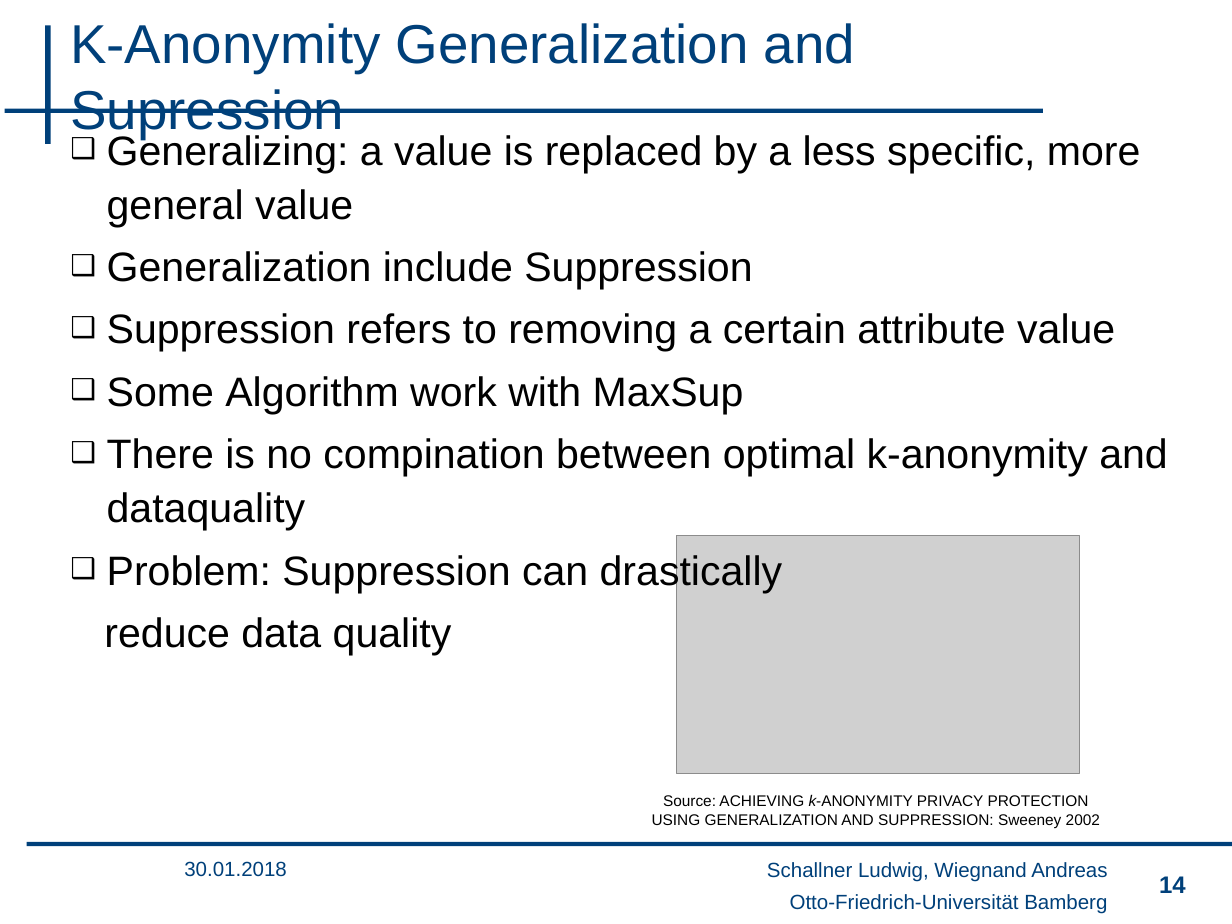
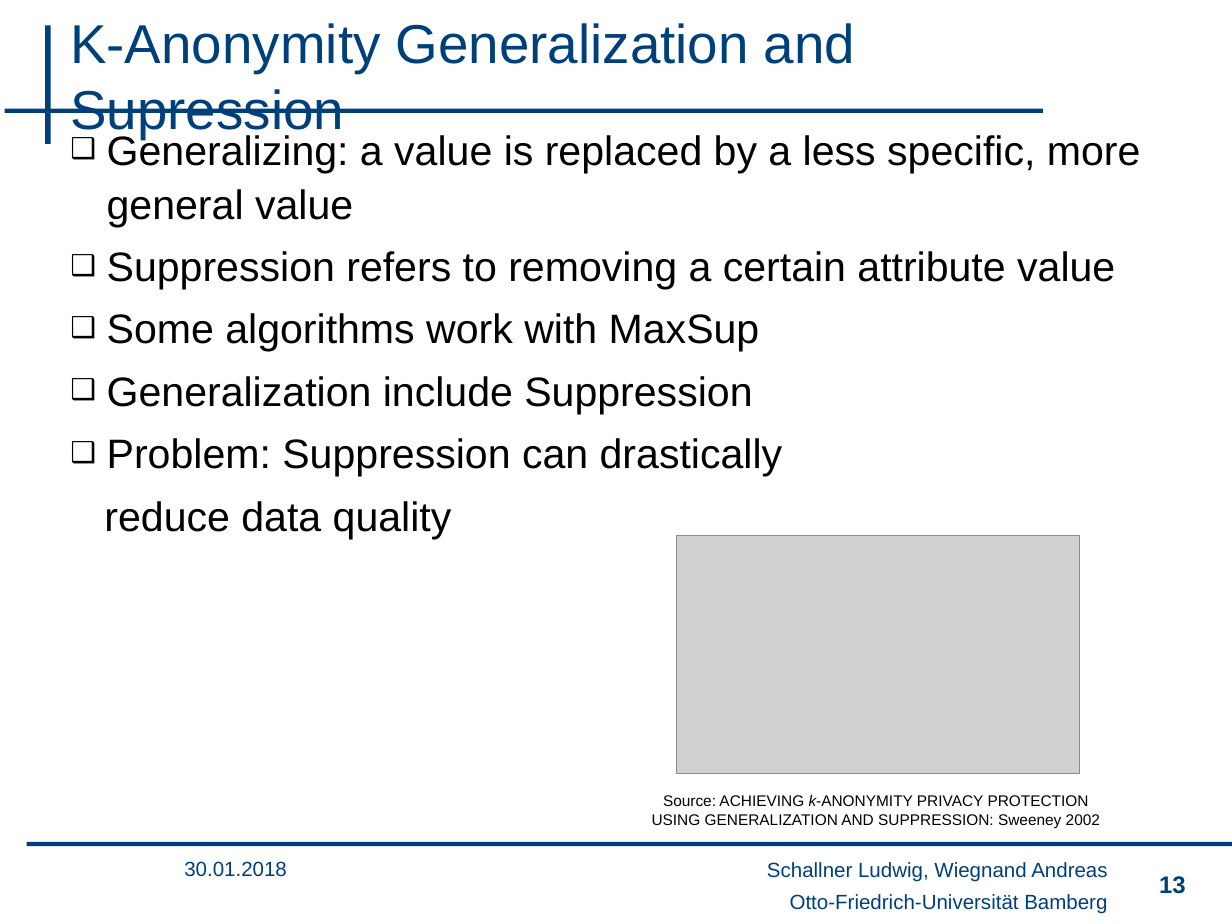
Before and after one commit to wsgan001/PSI-MSem, a slide deck: slide 13 of presentation/sicherheits_final_anV3.pptx (slide 14 before the commit). Drawn at 1232x924 pixels with LibreOffice and Linux fonts; fonts in the diff are those of the drawing; grey boxes stand for pictures; background and template pictures are left out. Boxes give left, top, right and bottom in pixels: in the first picture for what was removed or moved away, otherwise in the second. Text is boxed around its words. In the diff, an @@ line names an element or a change of style, - is before the commit and + after.

```diff
--- a/presentation/sicherheits_final_anV3.pptx
+++ b/presentation/sicherheits_final_anV3.pptx
@@ text at [107,251,1115,352]: paragraphs added @@
+❑ Suppression refers to removing a certain attribute value
+❑ Some algorithms work with MaxSup
@@ text at [107,313,1168,531]: paragraphs removed @@
-❑ Suppression refers to removing a certain attribute value
-❑ Some Algorithm work with MaxSup
-❑ There is no compination between optimal k-anonymity and dataquality
@@ page number at [1159,876,1186,894]: text changed @@
-14
+13
```
Also in this commit, not shown: 6 other slides changed, 1 slide removed.
